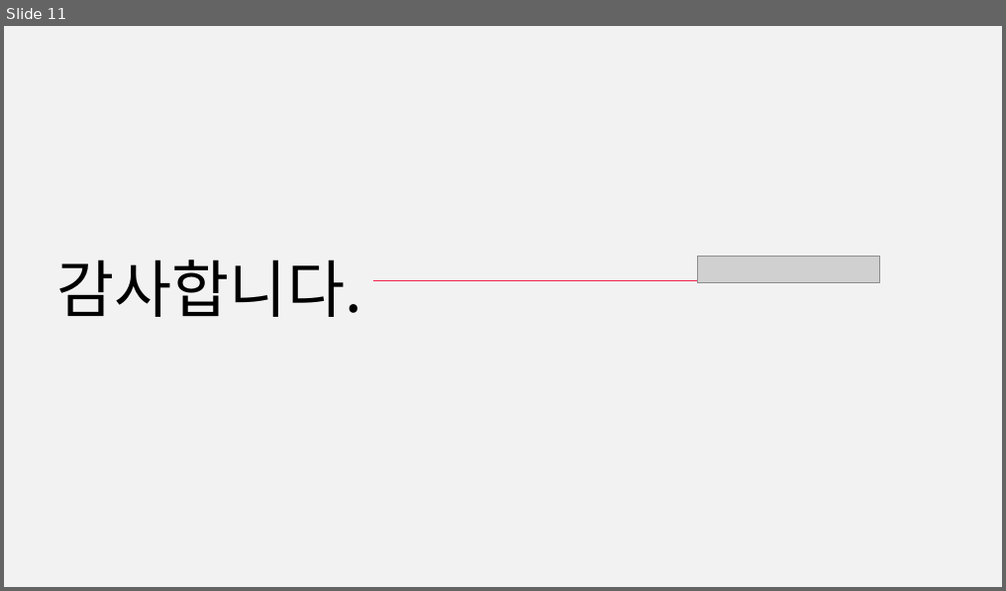
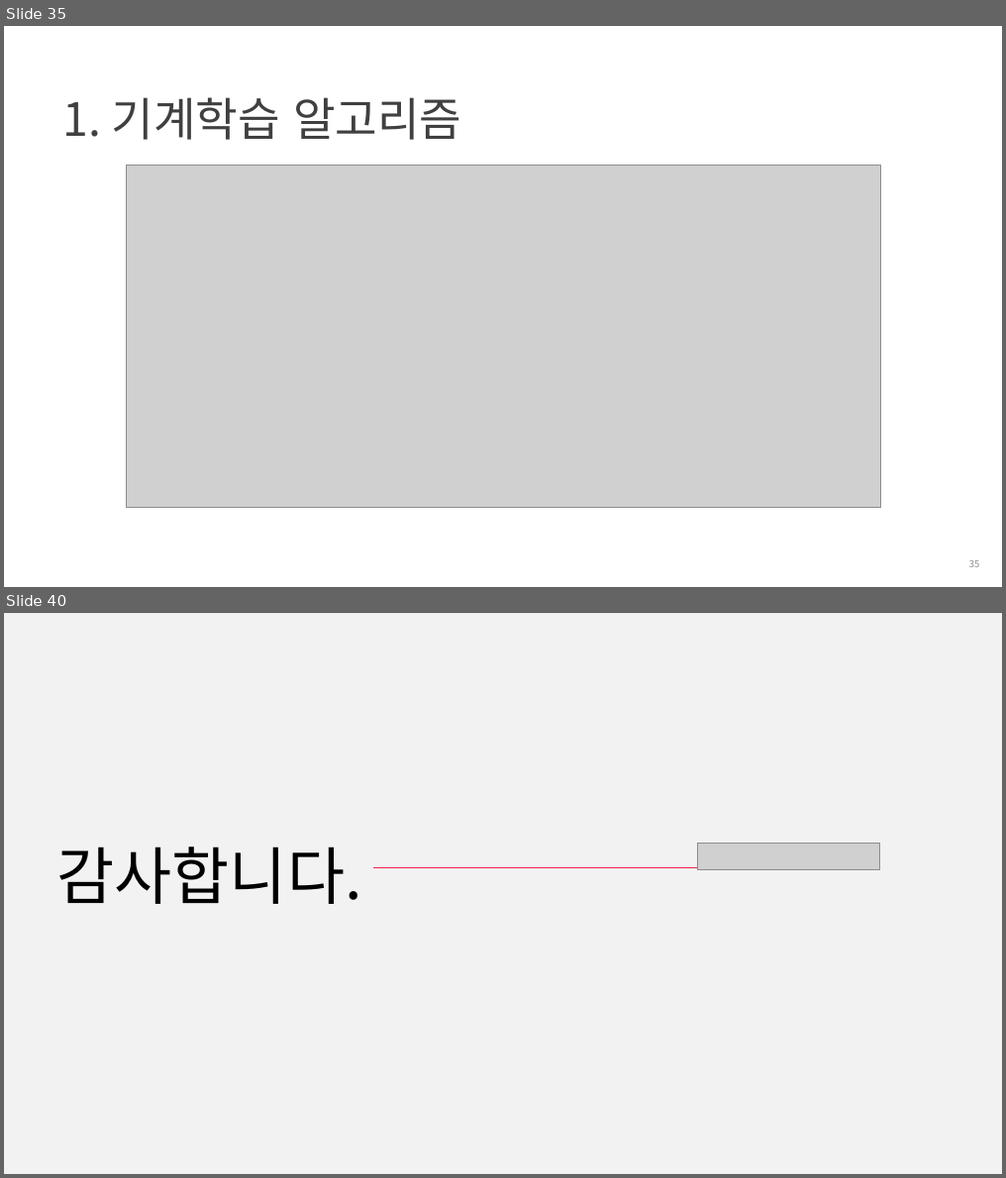
Before and after one commit to cheonbi/TimeSeriesAnalysis, a slide deck: [FastCampus] 6주차_강의자료_김경원박사.pptx. Shown one above the other, each under a label of ours: slide 11 before the commit, slides 35 and 40 after it; the slides between them are not shown. The pictures are 1006x591 and 1006x1178 pixels, drawn with LibreOffice and Linux fonts; fonts in the diff are those of the drawing; grey boxes stand for pictures; background and template pictures are left out. Boxes give left, top, right and bottom in pixels: in the first picture for what was removed or moved away, otherwise in the second. Text is boxed around its words. In the diff, an @@ line names an element or a change of style, - is before the commit and + after.

```diff
--- a/[FastCampus] 6주차_강의자료_김경원박사.pptx
+++ b/[FastCampus] 6주차_강의자료_김경원박사.pptx
@@ slide 35 added at [4, 26, 1002, 587], background #FFFFFF @@
@@ title added at [63, 97, 461, 140], 44 pt, text #404040 @@
+1. 기계학습 알고리즘
@@ picture added at [126, 165, 879, 507] @@
@@ page number added at [969, 561, 980, 568], 9 pt, text #8C8C8C @@
+35
@@ what was slide 11 is now slide 40 @@
```
Also in this commit, not shown: 8 slides changed, 29 other slides added, 1 slide removed, 18 other files.
